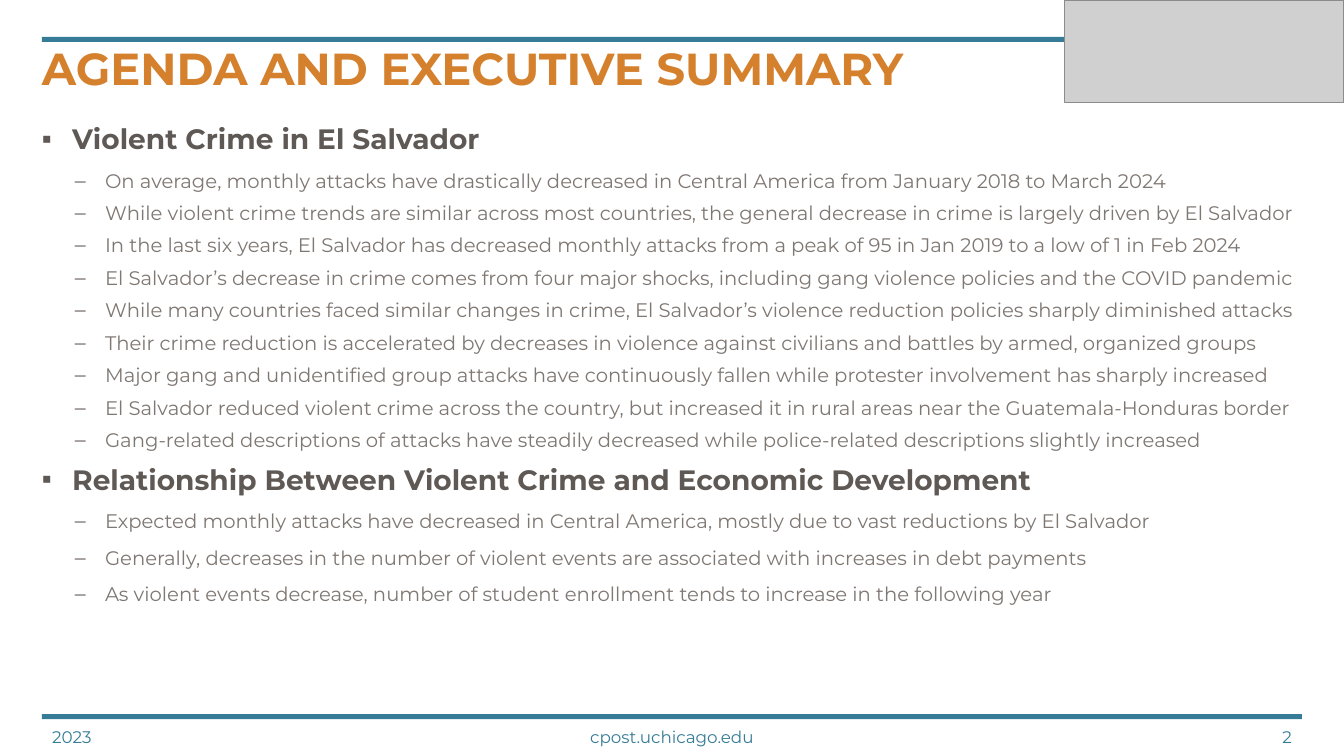
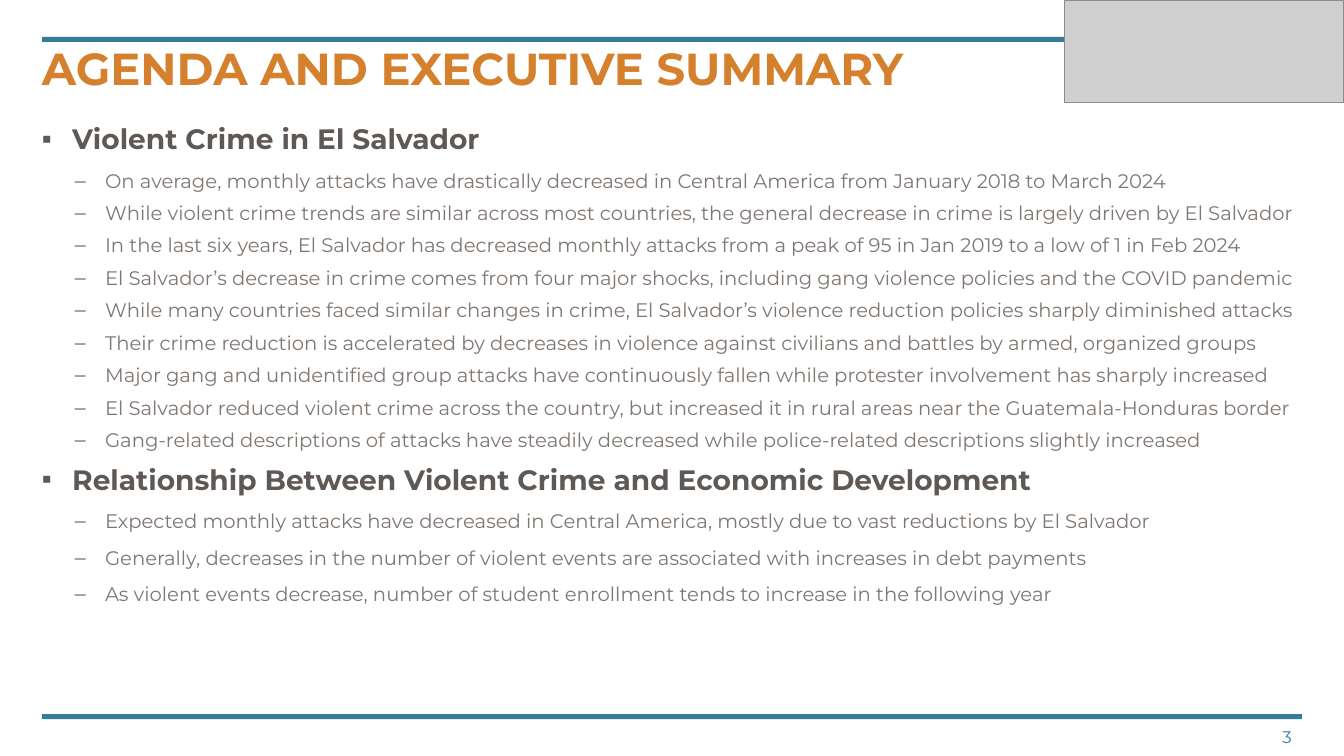
Before and after one commit to programming-af/Final-Project, a slide deck: slide 3 of DP2 Final Presentation VF.pptx (slide 2 before the commit). Drawn at 1344x756 pixels with LibreOffice and Linux fonts; fonts in the diff are those of the drawing; grey boxes stand for pictures. Boxes give left, top, right and bottom in pixels: in the first picture for what was removed or moved away, otherwise in the second. Text is boxed around its words. In the diff, an @@ line names an element or a change of style, - is before the commit and + after.

```diff
--- a/DP2 Final Presentation VF.pptx
+++ b/DP2 Final Presentation VF.pptx
@@ text removed at (x1=52, y1=731, x2=92, y2=743) @@
-2023
@@ text removed at (x1=590, y1=730, x2=754, y2=747) @@
-cpost.uchicago.edu
@@ page number at (x1=1282, y1=731, x2=1291, y2=743): text changed @@
-2
+3
```
Also in this commit, not shown: 25 other slides changed, 2 slides added.
